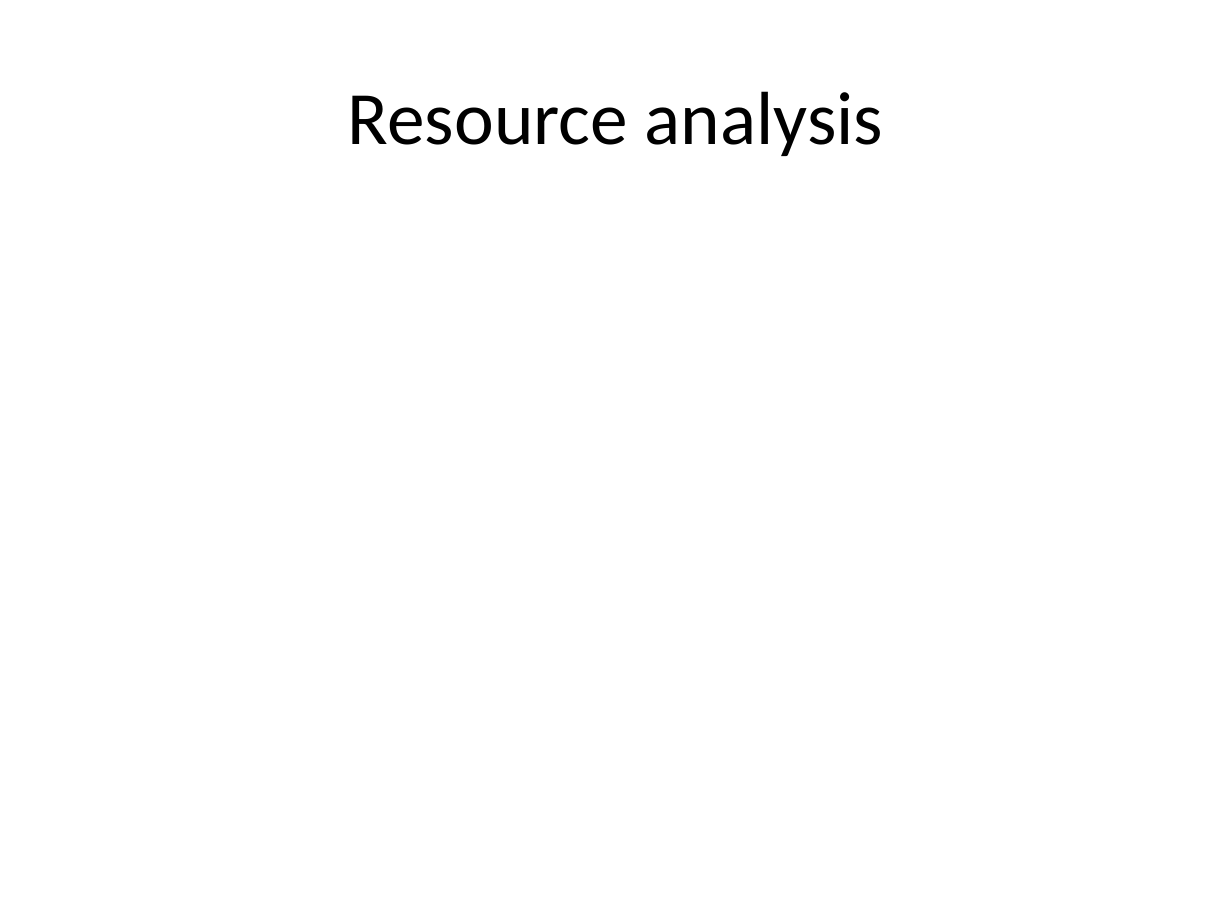
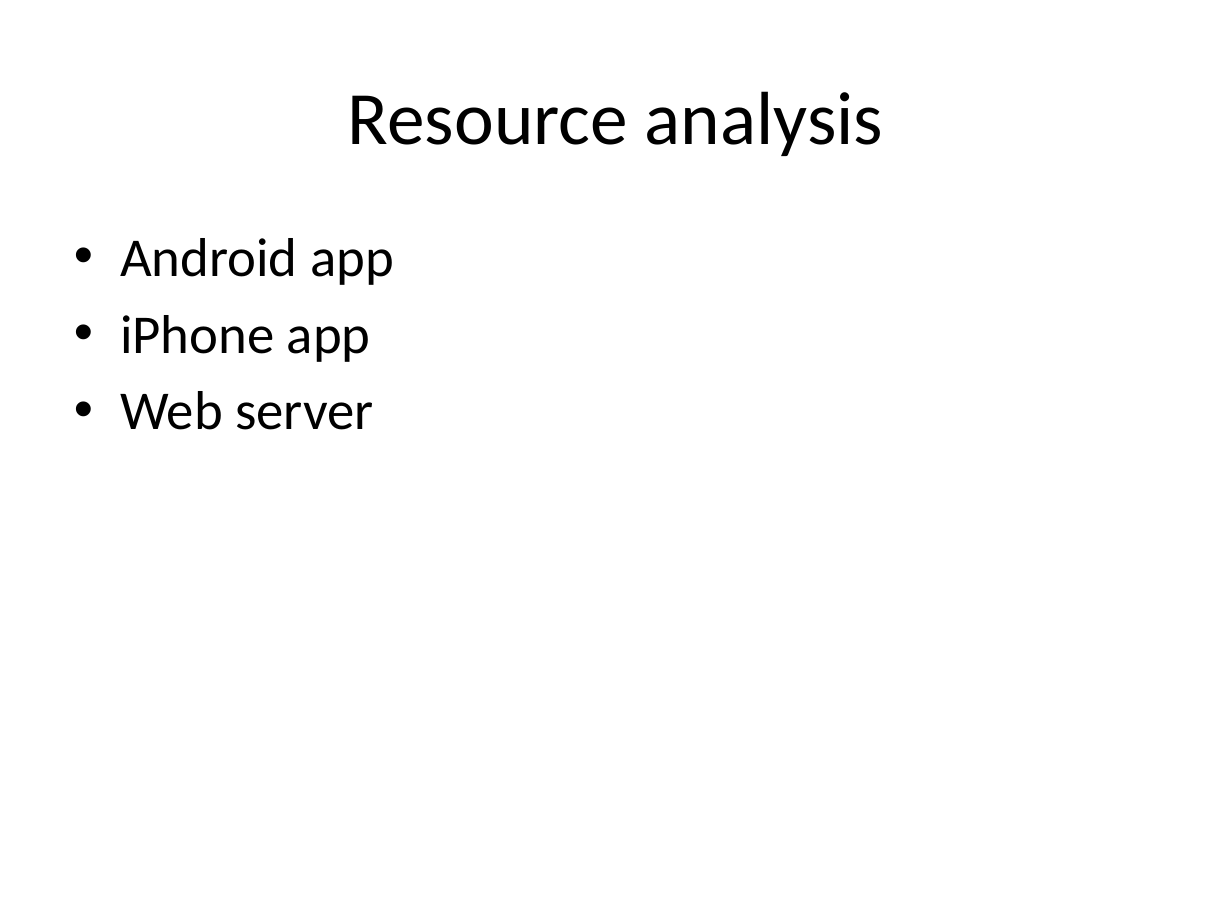
Before and after one commit to runningproject/documents, a slide deck: slide 8 of projectplan.pptx. Drawn at 1232x924 pixels with LibreOffice and Linux fonts; fonts in the diff are those of the drawing. Boxes give left, top, right and bottom in pixels: in the first picture for what was removed or moved away, otherwise in the second. Text is boxed around its words. In the diff, an @@ line names an element or a change of style, - is before the commit and + after.

```diff
--- a/projectplan.pptx
+++ b/projectplan.pptx
@@ text added at box(120, 238, 394, 430), 32 pt, text #000000 @@
+• Android app
+• iPhone app
+• Web server
```
Also in this commit, not shown: 3 other slides changed.
